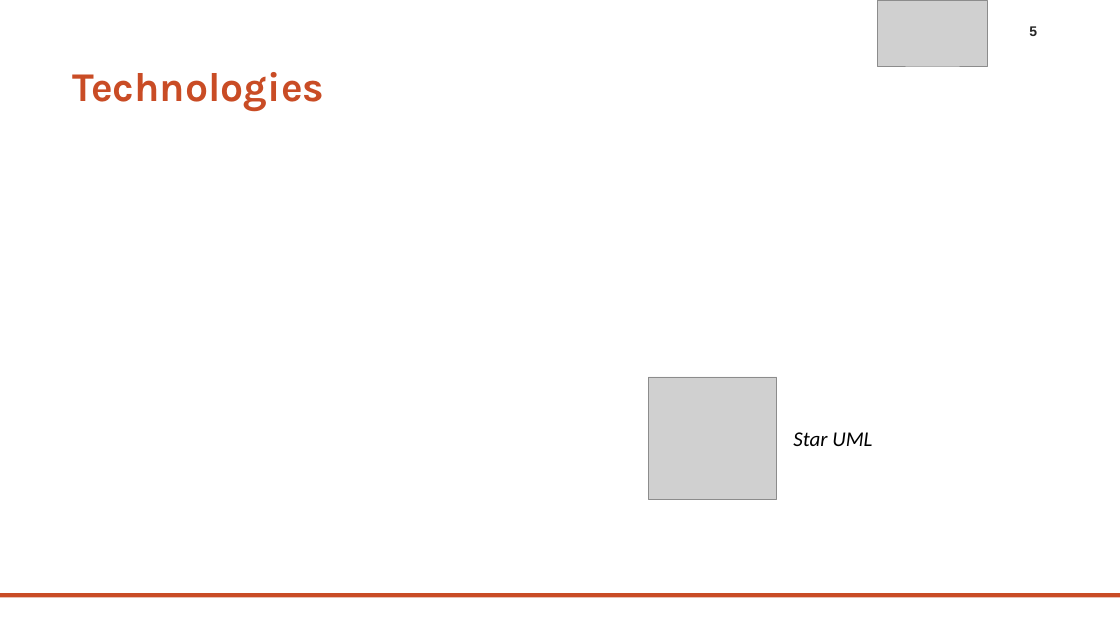
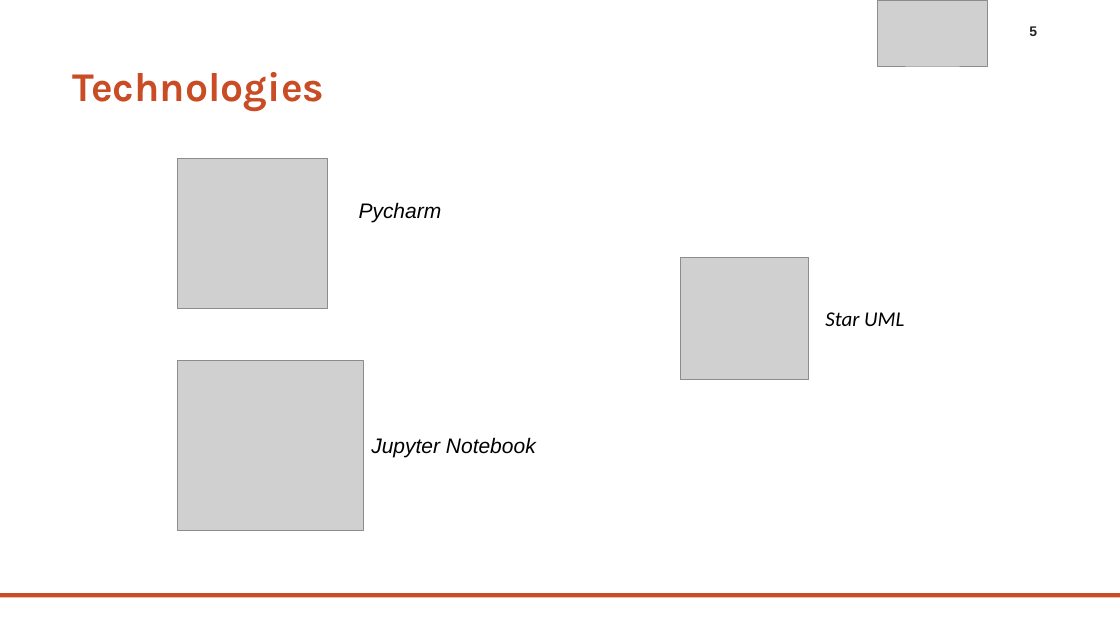
Before and after one commit to LuisFonseca98/Mestrado, a slide deck: slide 5 of AB/Apresentacao/APRESENTACAO_AB.pptx. Drawn at 1120x630 pixels with LibreOffice and Linux fonts; fonts in the diff are those of the drawing; grey boxes stand for pictures; background and template pictures are left out. Boxes give left, top, right and bottom in pixels: in the first picture for what was removed or moved away, otherwise in the second. Text is boxed around its words. In the diff, an @@ line names an element or a change of style, - is before the commit and + after.

```diff
--- a/AB/Apresentacao/APRESENTACAO_AB.pptx
+++ b/AB/Apresentacao/APRESENTACAO_AB.pptx
@@ picture added at bbox=[178, 158, 328, 308] @@
@@ text added at bbox=[359, 202, 442, 222], 18 pt, text #000000, italic @@
+Pycharm
@@ picture: place and size @@
-picture at bbox=[649, 377, 777, 499]
+picture at bbox=[681, 257, 809, 379]
@@ text "Star UML": place and size @@
-text "Star UML" at bbox=[793, 432, 872, 446]
+text "Star UML" at bbox=[825, 312, 904, 326]
@@ picture added at bbox=[177, 360, 363, 531] @@
@@ text added at bbox=[371, 437, 536, 458], 18 pt, text #000000, italic @@
+Jupyter Notebook
```
Also in this commit, not shown: 4 other slides changed, 5 other files.
